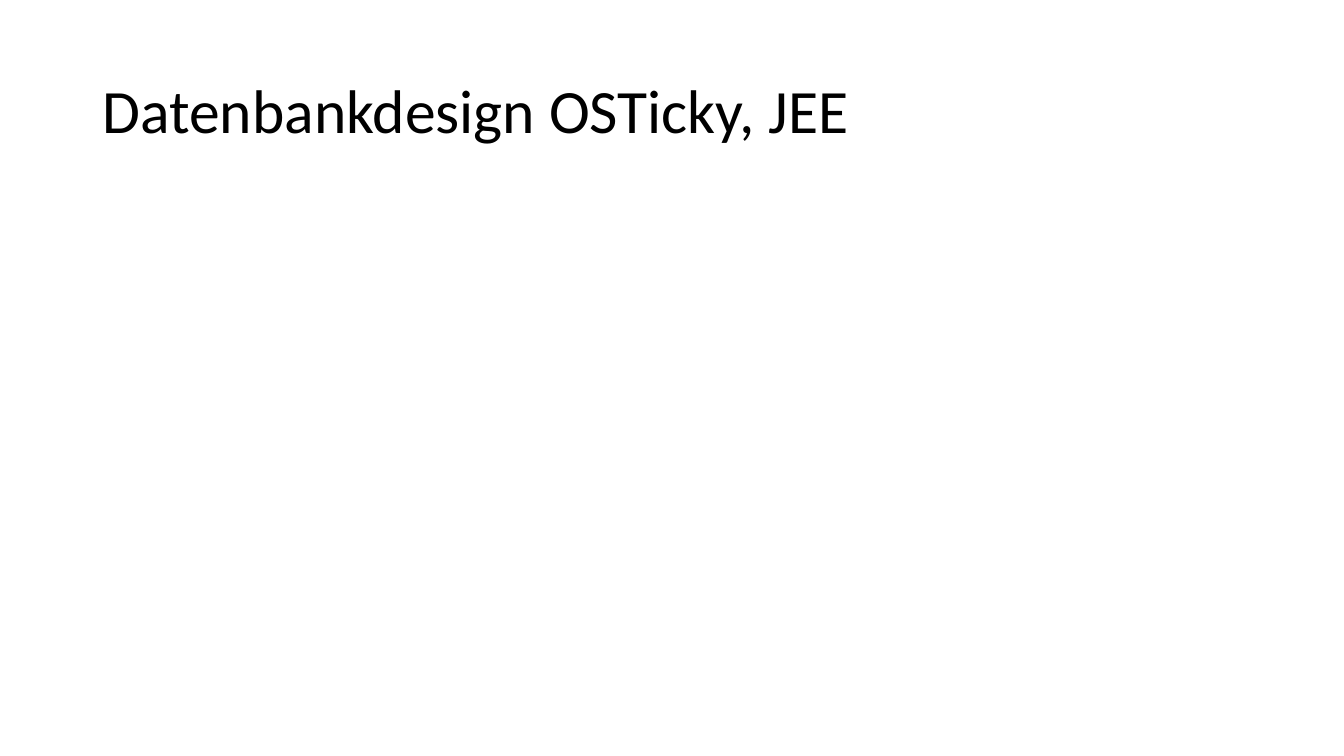
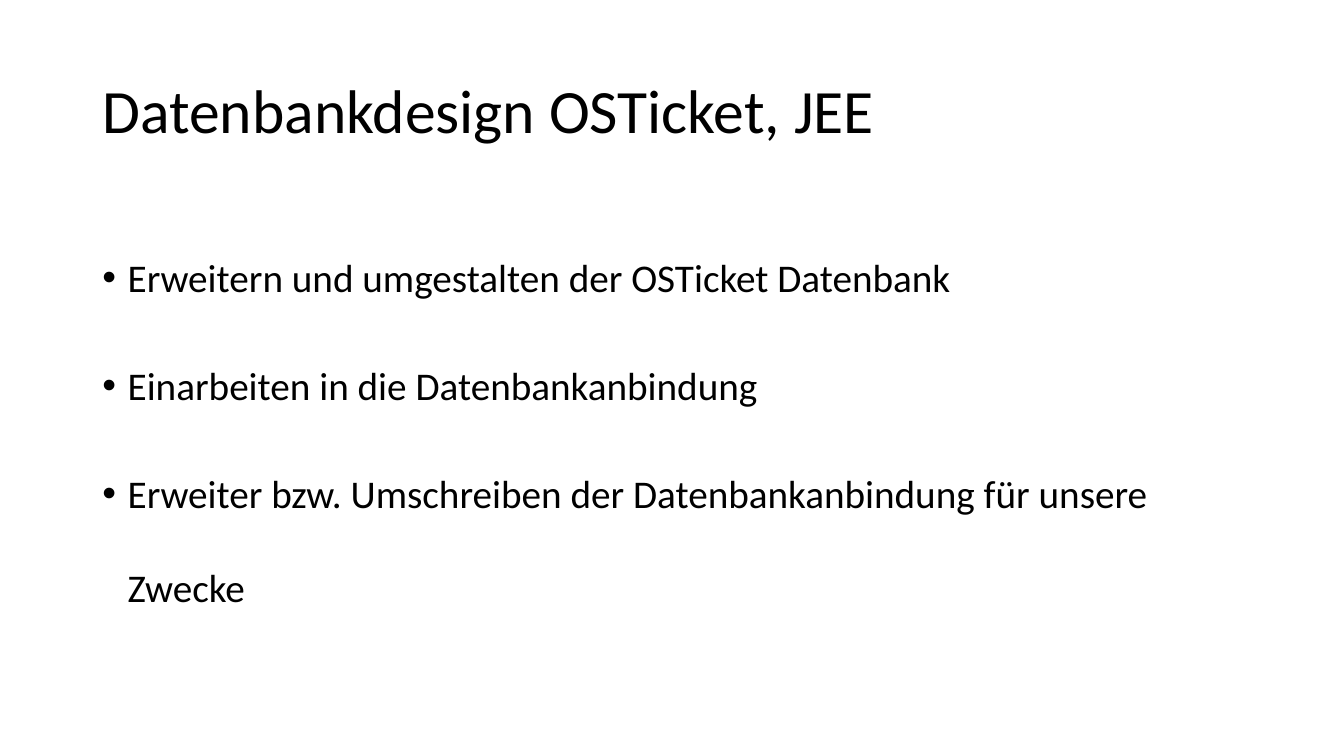
Before and after one commit to bastscho/diplomprojekt, a slide deck: slide 6 of Dokumente/Praesentationen/Technische_Praesentationen_03.07.17/praesi.pptx. Drawn at 1344x756 pixels with LibreOffice and Linux fonts; fonts in the diff are those of the drawing. Boxes give left, top, right and bottom in pixels: in the first picture for what was removed or moved away, otherwise in the second. Text is boxed around its words. In the diff, an @@ line names an element or a change of style, - is before the commit and + after.

```diff
--- a/Dokumente/Praesentationen/Technische_Praesentationen_03.07.17/praesi.pptx
+++ b/Dokumente/Praesentationen/Technische_Praesentationen_03.07.17/praesi.pptx
@@ title at (x1=102, y1=90, x2=874, y2=144): text changed @@
-Datenbankdesign OSTicky, JEE
+Datenbankdesign OSTicket, JEE
@@ text added at (x1=128, y1=264, x2=1148, y2=603), 28 pt, text #000000 @@
+• Erweitern und umgestalten der OSTicket Datenbank
+• Einarbeiten in die Datenbankanbindung
+• Erweiter bzw. Umschreiben der Datenbankanbindung für unsere Zwecke
```
Also in this commit, not shown: 1 slide added.
